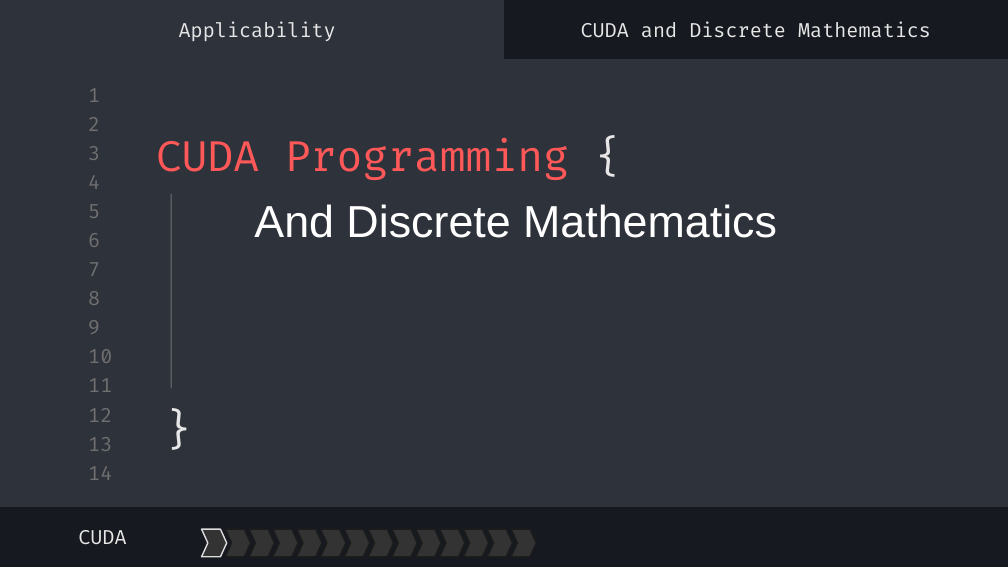
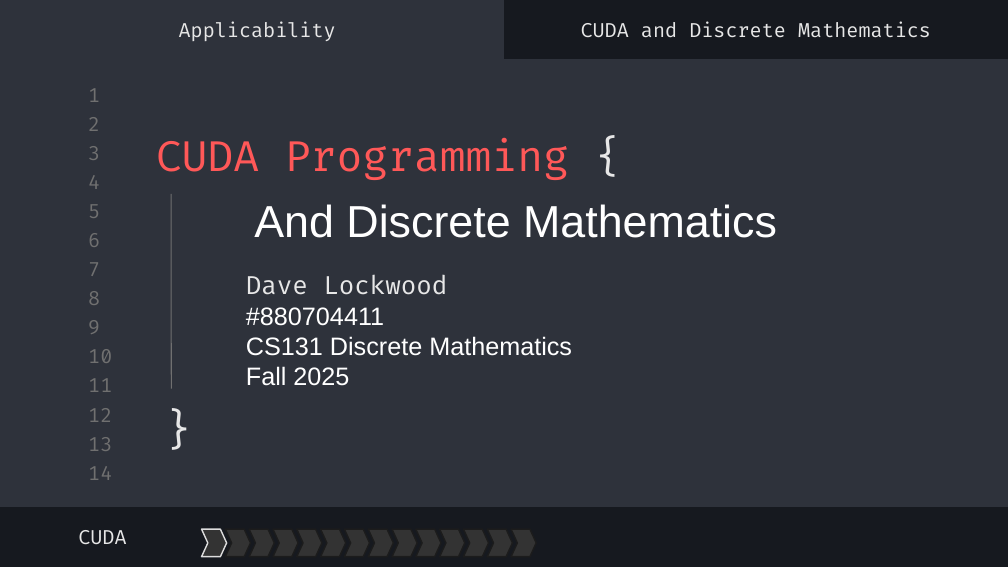
Before and after one commit to dlockwood0281/dlockwood_cs131, a slide deck: slide 1 of Slides/CUDA Slides.pptx. Drawn at 1008x567 pixels with LibreOffice and Linux fonts; fonts in the diff are those of the drawing. Boxes give left, top, right and bottom in pixels: in the first picture for what was removed or moved away, otherwise in the second. Text is boxed around its words. In the diff, an @@ line names an element or a change of style, - is before the commit and + after.

Commit message:
add slide 15, update README, and slide 1

```diff
--- a/Slides/CUDA Slides.pptx
+++ b/Slides/CUDA Slides.pptx
@@ subtitle added at (246,275,572,386), 18 pt, text #FFFFFF @@
+Dave Lockwood
+#880704411
+CS131 Discrete Mathematics
+Fall 2025
```
Also in this commit, not shown: 13 other slides changed, 1 slide added, 3 other files.
